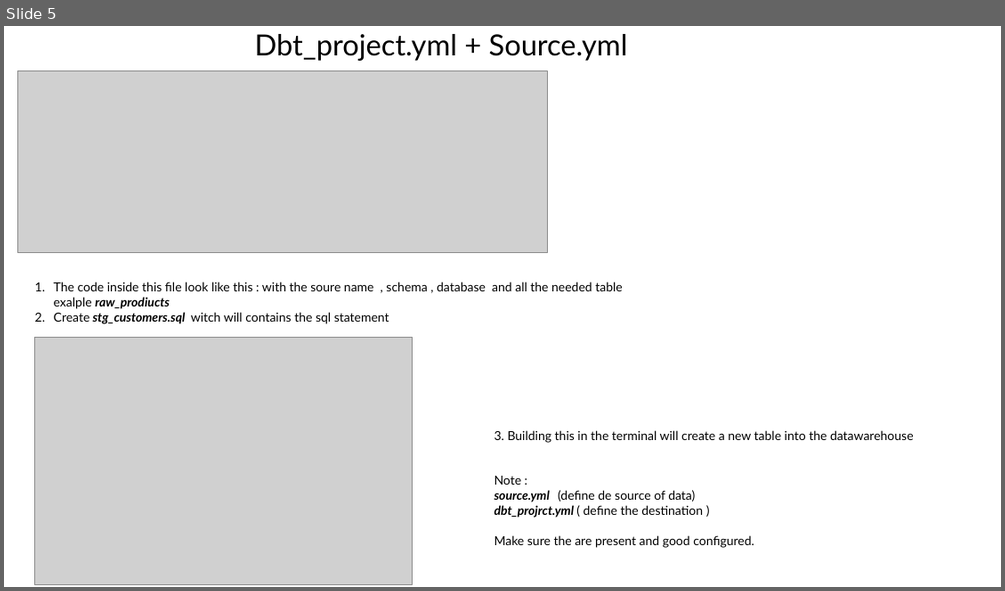
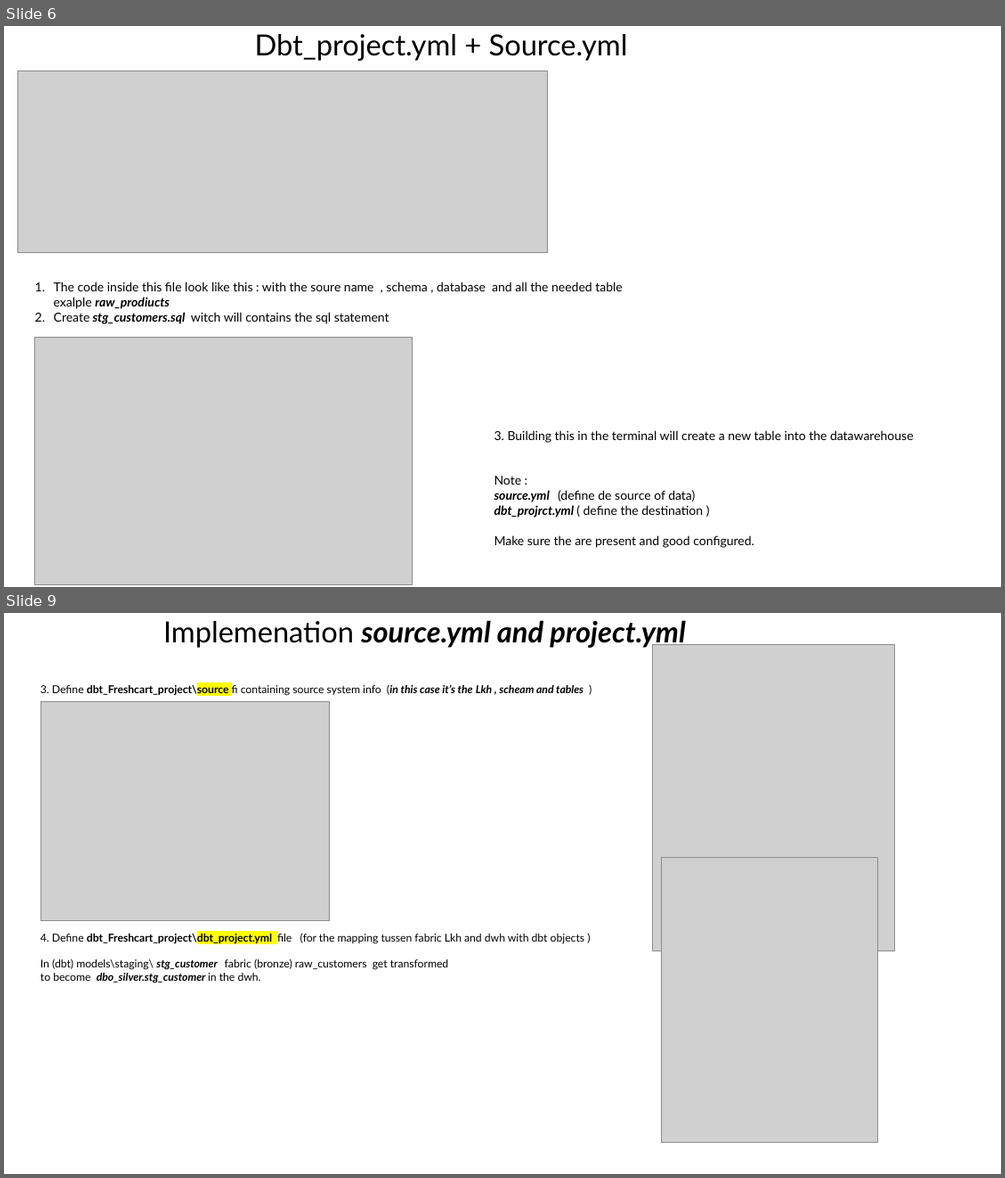
Before and after one commit to Coulio01/Documents, a slide deck: dbt/dbt.pptx. Shown one above the other, each under a label of ours: slide 5 before the commit, slides 6 and 9 after it; the slides between them are not shown. The pictures are 1005x591 and 1005x1178 pixels, drawn with LibreOffice and Linux fonts; fonts in the diff are those of the drawing; grey boxes stand for pictures. Boxes give left, top, right and bottom in pixels: in the first picture for what was removed or moved away, otherwise in the second. Text is boxed around its words. In the diff, an @@ line names an element or a change of style, - is before the commit and + after.

```diff
--- a/dbt/dbt.pptx
+++ b/dbt/dbt.pptx
@@ slide 9 added at [4,613,1001,1174], background #FFFFFF @@
@@ title added at [163,620,685,648], 28 pt, text #000000, bold, italic @@
+Implemenation source.yml and project.yml
@@ picture added at [653,645,895,951] @@
@@ text added at [40,683,585,983], 10.5 pt, text #000000 @@
+3. Define dbt_Freshcart_project\source fi containing source system info (in this case it’s the Lkh , scheam and tables )
+4. Define dbt_Freshcart_project\dbt_project.yml file (for the mapping tussen fabric Lkh and dwh with dbt objects )
+In (dbt) models\staging\ stg_customer fabric (bronze) raw_customers get transformed
+to become dbo_silver.stg_customer in the dwh.
@@ picture added at [40,702,329,921] @@
@@ picture added at [662,858,878,1142] @@
@@ what was slide 5 is now slide 6 @@
```
Also in this commit, not shown: 1 slide changed, 4 other slides added, 2 other files.
